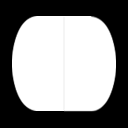
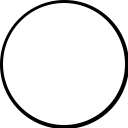
Comparing the layer stacks of the two 128px x 128px images. Changes:
added layer "Ellipse 2 copy 4" above "Ellipse 2 copy" over (x1=0, y1=0, x2=128, y2=128)
added layer "Ellipse 2 copy" above "Ellipse 2 copy 2" over (x1=0, y1=0, x2=128, y2=128)
hid group "T_OverloadSparke" (4 layers) over (x1=0, y1=0, x2=128, y2=128)
